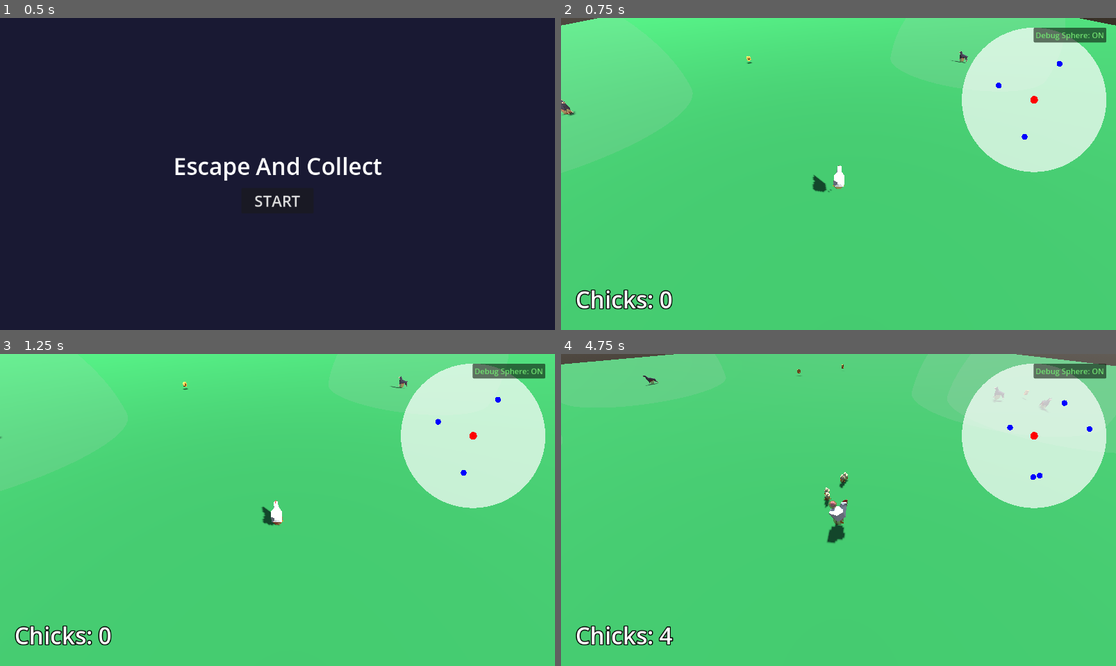
Above: before the commit, frames 1-4 (two rows, left to right).
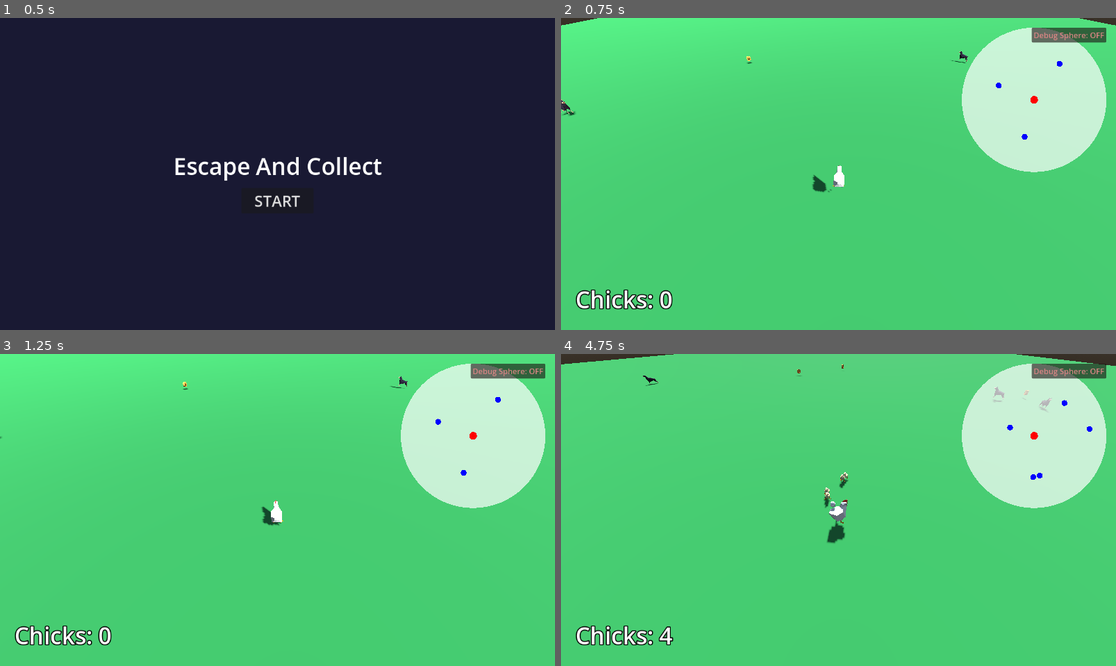
Above: after the commit, the same moments.

Repository: ateliee/escape-and-collect
Game: Godot game, scene res://Scenes/Main.tscn
Two runs of this game, one before a commit and one after it. Both use one fixed random seed, a clock stepped at 60 frames per second and the inputs below.
Inputs (mouse positions are in pixels of both pictures, inside the frame that each line leads up to):
- Up to frame 1 (0.5 s): no input
- Up to frame 2 (0.75 s): click "START" at 0.5 s
- Up to frame 3 (1.25 s): no input
- Up to frame 4 (4.75 s): click "Debug Sphere: ON" (after the commit: "Debug Sphere: OFF") at 1.25 s; click "Debug Sphere: OFF" (after the commit: "Debug Sphere: ON") at 2 s; move the mouse to (960, 494) at 2.77 s; hold D (move_right) 2.78-3.53 s; tap E (action_throw) at 2.85, 4.35 s; click (960, 494) at 2.92 s; move the mouse to (727, 525) at 3.52 s; hold S (move_back) 3.53-4.28 s; tap Shift (dash) at 3.6 s; move the mouse to (894, 441) at 4.27 s; hold D (move_right) from 4.28 s (still down)

Frame 1 is identical in both runs. In frame 2, 0.3% of the frame differs, in the area x 0-98%, y 0-55%; in frame 3, 0.2%; in frame 4, 2.9%, in the area x 0-100%, y 0-55%.

Commit message:
refactor: disable debug features and reduce chick detection range while cleaning up CI workflow triggers

Diff:
--- a/Scripts/Entities/Chick.gd
+++ b/Scripts/Entities/Chick.gd
@@ -24,8 +24,8 @@
 	var vision_mesh = MeshInstance3D.new()
 	vision_mesh.name = "VisionMesh"
 	var sphere_mesh = SphereMesh.new()
-	sphere_mesh.radius = 10.0
-	sphere_mesh.height = 20.0
+	sphere_mesh.radius = 5.0
+	sphere_mesh.height = 10.0
 	var mat = StandardMaterial3D.new()
 	mat.transparency = BaseMaterial3D.TRANSPARENCY_ALPHA
 	mat.albedo_color = Color(1.0, 0.5, 0.0, 0.15)  # Orange for alert
@@ -44,8 +44,8 @@
 	# 1. State check
 	var enemies = get_tree().get_nodes_in_group("enemy")
 	var closest_enemy = null
-	# Hysteresis: If already fleeing, keep fleeing until enemy is > 15m away
-	var closest_enemy_dist = 15.0 if current_state == "flee" else 10.0
+	# Hysteresis: If already fleeing, keep fleeing until enemy is > 8m away
+	var closest_enemy_dist = 8.0 if current_state == "flee" else 5.0
 
 	for e in enemies:
 		if not is_instance_valid(e):
--- a/Scripts/Entities/Egg.gd
+++ b/Scripts/Entities/Egg.gd
@@ -3,7 +3,7 @@
 var chick_scene = preload("res://Scenes/Entities/Chick.tscn")
 var hatched = false
 var can_hatch = false
-var is_debug_on = true
+var is_debug_on = false
 
 
 func _ready():
--- a/Scripts/Entities/Player.gd
+++ b/Scripts/Entities/Player.gd
@@ -12,7 +12,7 @@
 var dash_timer = 0.0
 var dash_cooldown_timer = 0.0
 var throw_cooldown = 0.0
-var is_debug_on = true
+var is_debug_on = false
 
 var egg_scene = preload("res://Scenes/Entities/Egg.tscn")
 
--- a/Scripts/Game/World.gd
+++ b/Scripts/Game/World.gd
@@ -14,7 +14,7 @@
 
 var player: Node3D
 var debug_btn: Button
-var is_debug_sphere_on = true
+var is_debug_sphere_on = false
 var chick_count_label: Label
 
 @onready var floor_node = $Floor
Not shown, changed: .github/workflows/pages.yml
